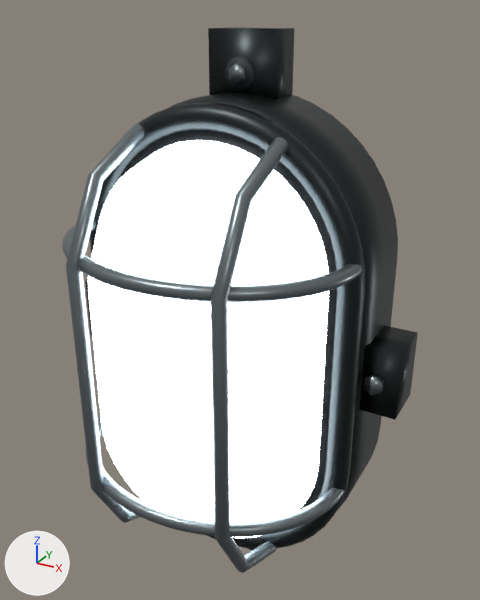
Two versions of the glTF model client/assets/models/wall_light_utility.glb, one commit apart.
Both versions are drawn from a camera (50 mm lens) standing at (0.452, -0.883, 0.465) and looking at (0.026, -0.107, 0.077). Arrows for +X, +Y and +Z are at lower left; the lights stay in place. The picture after the commit comes second. Where no turn or scale is listed for an object, it has been applied to the vertices.

The first picture shows 'Bowed vertical guard', 'Bowed vertical guard.001', 'Cast retaining rim', 'Curved cross guard', 'Curved cross guard.001', 'Domed opal lens', 'Housing latch', 'Housing latch.001', 'Mounting lug.001', 'Oval cast housing', 'Weather seal' and 3 more.
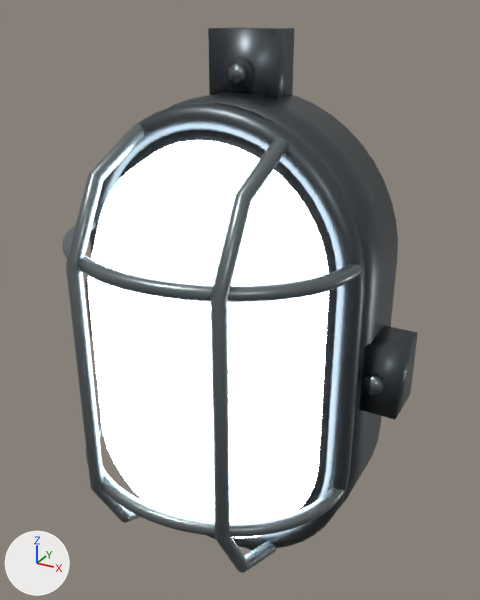
Scene script edits in JSON lines:
```json
{"block": "mat_cast_alloy_bulkhead", "change": "nodes: BsdfPrincipled, NormalMap, OutputMaterial, SeparateColor, TexImage x3"}
{"block": "mat_cast_alloy_bulkhead", "change": "uses the picture img_brushed_metal_albedo"}
{"block": "mat_cast_alloy_bulkhead", "change": "uses the picture img_brushed_metal_ao_png_brushed_metal_metallic_roughness_png"}
{"block": "mat_cast_alloy_bulkhead", "change": "uses the picture img_brushed_metal_normal_dx"}
{"block": "mat_cast_alloy_bulkhead", "change": "nodes: BsdfPrincipled, OutputMaterial"}
{"block": "mat_cast_alloy_bulkhead", "change": "colours: dark grey #596064"}
```

Changed parts and their boxes [x1, y1, x2, y2] in the pictures (480 x 600 px):
```json
{"object": "Cast retaining rim", "change": "surface changed", "before": [90, 103, 365, 549], "after": [90, 103, 365, 549]}
{"object": "Oval cast housing", "change": "surface changed", "before": [167, 93, 398, 510], "after": [167, 93, 398, 510]}
{"object": "Mounting lug.001", "change": "surface changed", "before": [208, 27, 294, 99], "after": [208, 27, 294, 99], "on screen": "lighter"}
{"object": "Housing latch.001", "change": "surface changed", "before": [359, 326, 418, 420], "after": [359, 326, 418, 420]}
```
